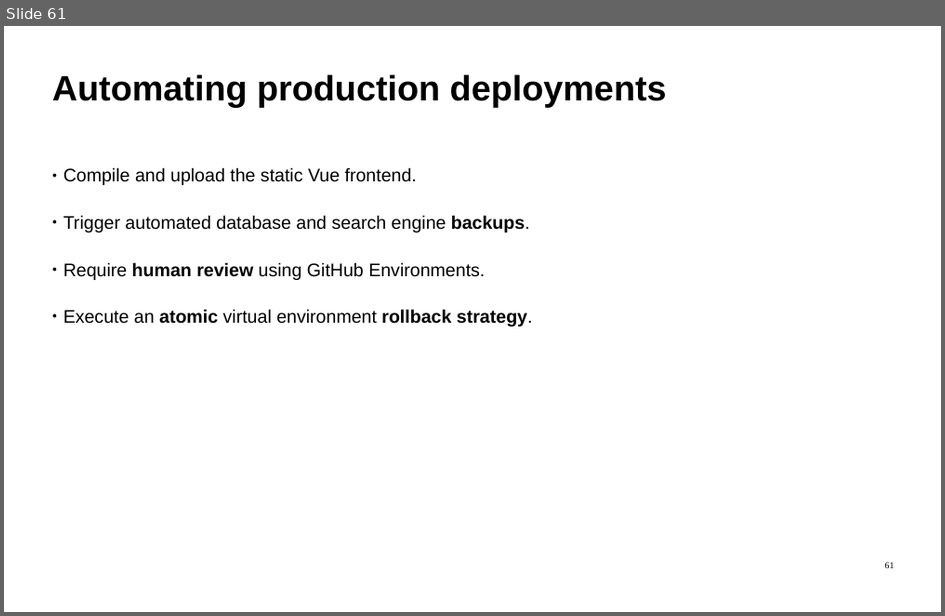
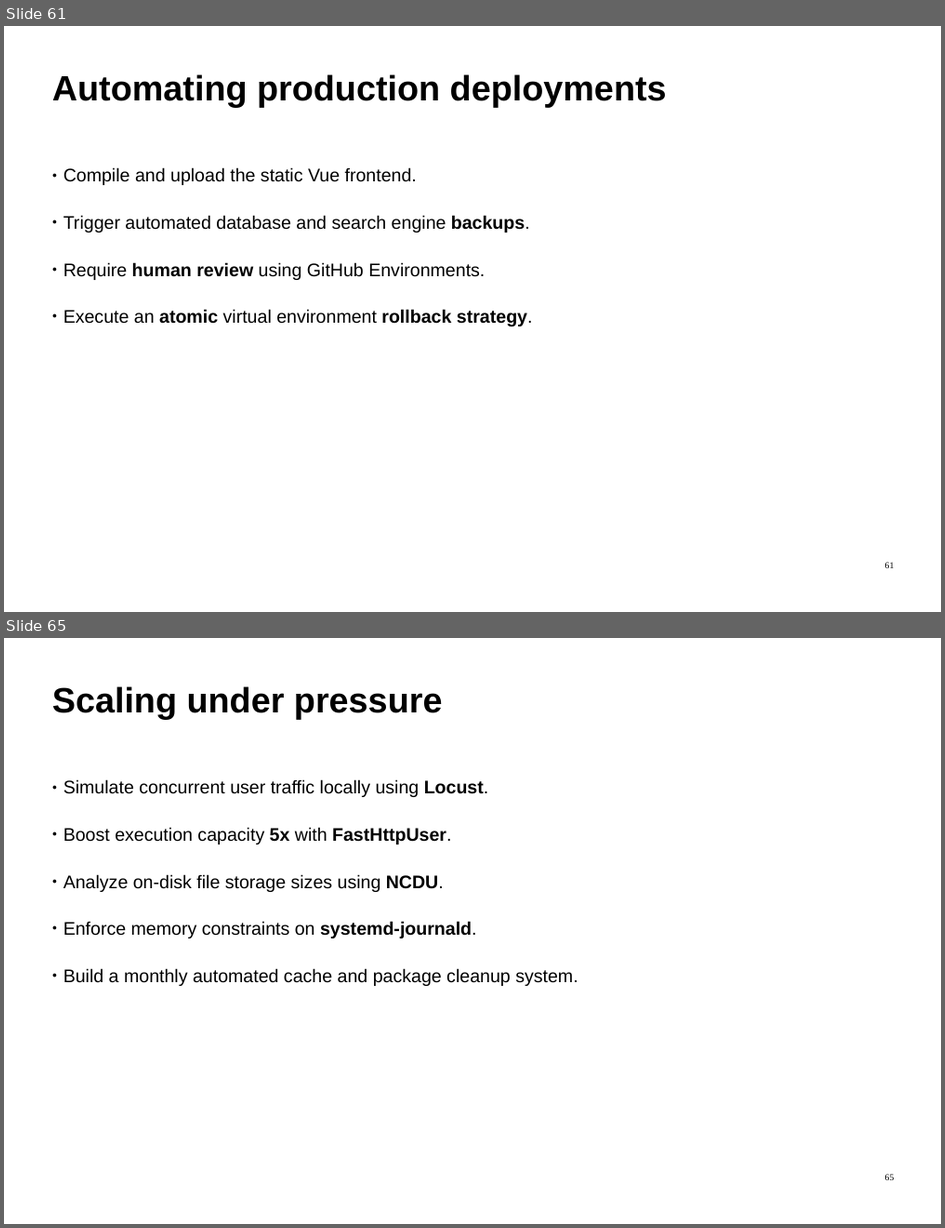
Before and after one commit to ImadSaddik/FullStackDeploymentHandbook, a slide deck: course-assets/slides/full_stack_deployment_guide.odp. Shown one above the other, each under a label of ours: slide 61 before the commit, slides 61 and 65 after it; the slides between them are not shown. The pictures are 945x616 and 945x1228 pixels, drawn with LibreOffice and Linux fonts; fonts in the diff are those of the drawing. Boxes give left, top, right and bottom in pixels: in the first picture for what was removed or moved away, otherwise in the second. Text is boxed around its words. In the diff, an @@ line names an element or a change of style, - is before the commit and + after.

```diff
--- a/course-assets/slides/full_stack_deployment_guide.odp
+++ b/course-assets/slides/full_stack_deployment_guide.odp
@@ slide 65 added at box(4, 638, 941, 1224), background #FFFFFF @@
@@ text added at box(52, 686, 443, 719), 54 pt, text #000000, bold @@
+Scaling under pressure
@@ text added at box(64, 779, 578, 986), 28 pt, text #000000 @@
+● Simulate concurrent user traffic locally using Locust.
+● Boost execution capacity 5x with FastHttpUser.
+● Analyze on-disk file storage sizes using NCDU.
+● Enforce memory constraints on systemd-journald.
+● Build a monthly automated cache and package cleanup system.
@@ page number added at box(886, 1174, 895, 1180), 14 pt, text #000000 @@
+65
```
Also in this commit, not shown: 5 other slides added.
